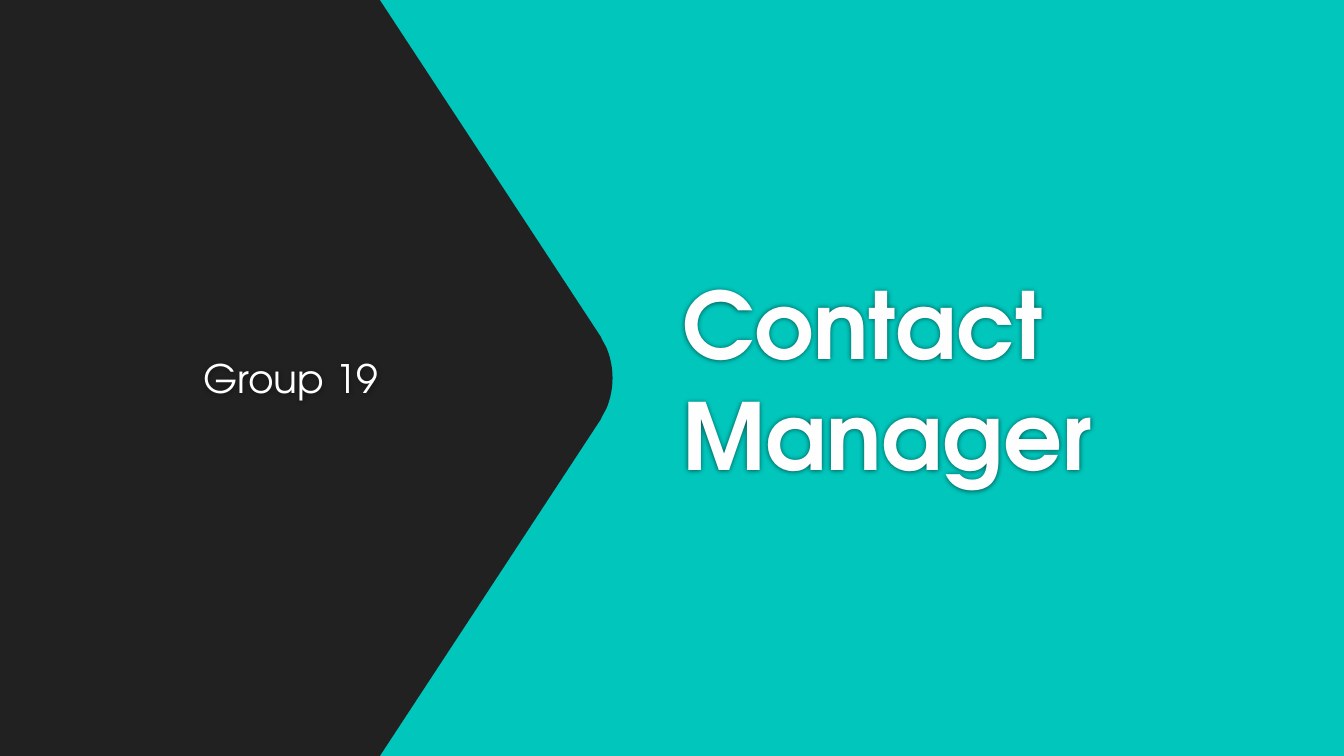
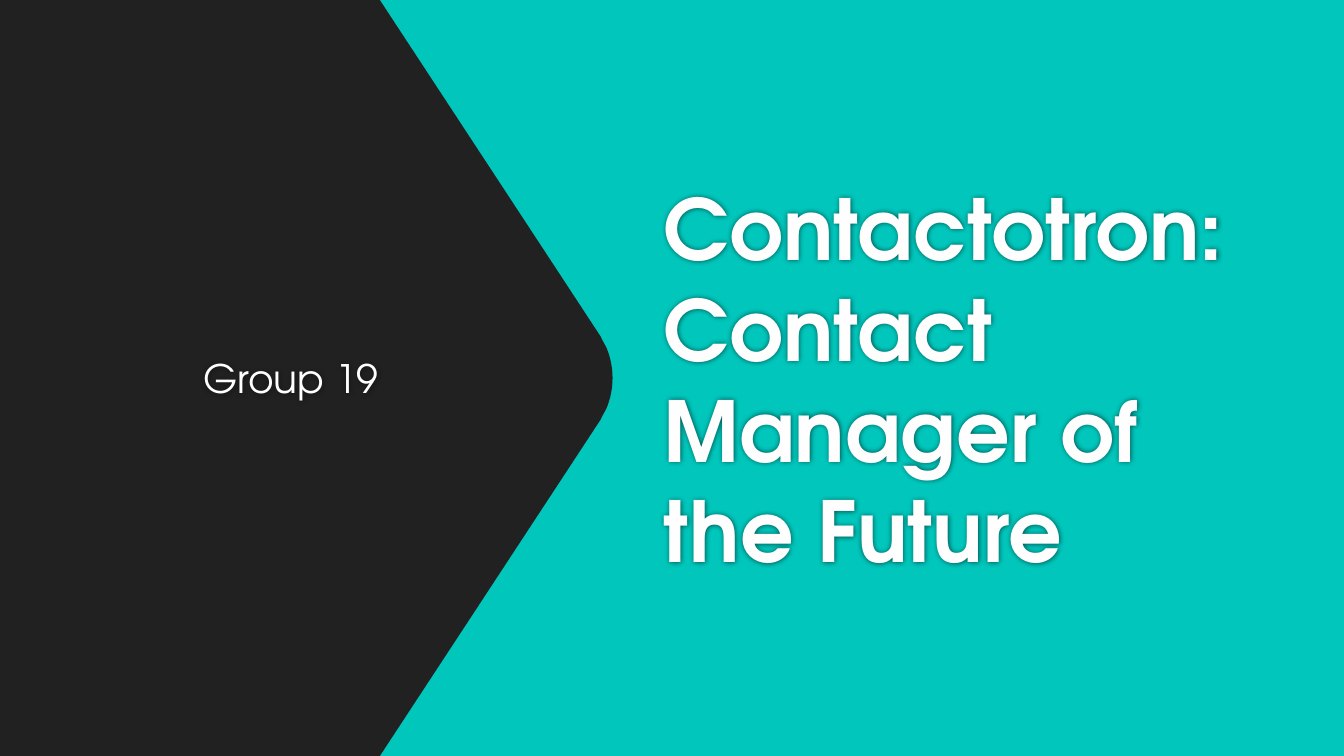
Before and after one commit to LargeMan/COP4331-Group19, a slide deck: slide 1 of Contact Manager.pptx. Drawn at 1344x756 pixels with LibreOffice and Linux fonts; fonts in the diff are those of the drawing; background and template pictures are left out. Boxes give left, top, right and bottom in pixels: in the first picture for what was removed or moved away, otherwise in the second. Text is boxed around its words. In the diff, an @@ line names an element or a change of style, - is before the commit and + after.

```diff
--- a/Contact Manager.pptx
+++ b/Contact Manager.pptx
@@ title at bbox=[664, 196, 1224, 565]: text changed; size 66 to 60 pt @@
-Contact Manager
+Contactotron: Contact Manager of the Future
```
Also in this commit, not shown: 2 other slides changed.
